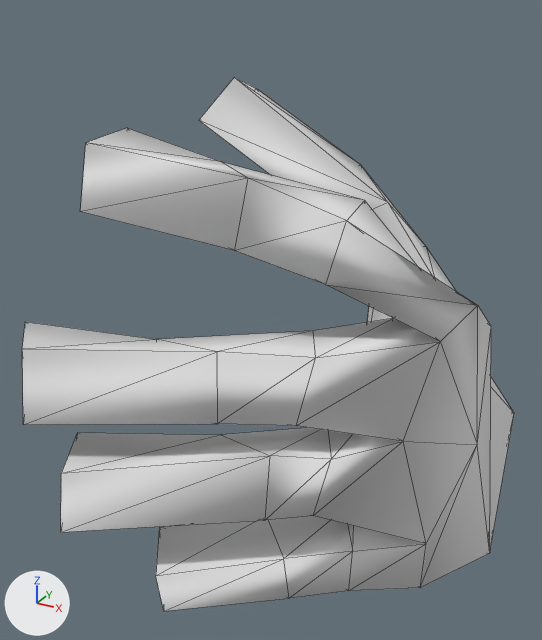
Renders of the OBJ model src/main/resources/Assets/ClarinetLeftHand8.obj from each side of a commit.
Camera for both pictures: a 50 mm lens placed at (3.39, -4.9, -6.67), pointed at (0.37, 0.59, -9.42). Lighting does not change. The marker at lower left points along +X, +Y and +Z. Mesh edges are drawn as thin lines. Where no turn or scale is listed for an object, it has been applied to the vertices.

The first picture shows 'ClarinetLeftHand8_RecorderHandLeft0.012'.
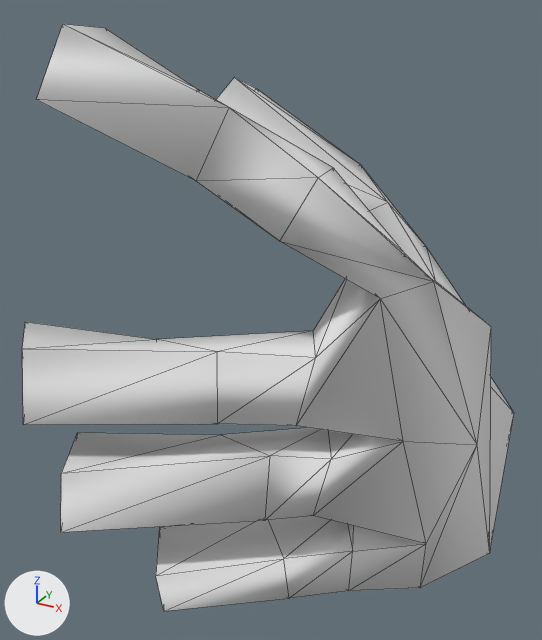
The change, as JSON lines over the scene's bpy script:
```json
{"block": "me_clarinetlefthand8_recorderhandleft0_012", "where": "me_clarinetlefthand8_recorderhandleft0_012.from_pydata(...)  # 89 vertices, 174 faces; spans x -0.61..2.39, y -1.82..3.41, z -12.32..-7.34"}
{"block": "me_clarinetlefthand8_recorderhandleft0_012", "where": "# used by ob_clarinetlefthand8_recorderhandleft0_012; location = (0.0, 0.0, 0.0)"}
{"block": "me_clarinetlefthand8_recorderhandleft0_012", "change": "me_clarinetlefthand8_recorderhandleft0_012 part 1"}
{"op": "set", "path": "me_clarinetlefthand8_recorderhandleft0_012.vertices[23].co", "old": "(-0.23, -0.5, -7.59)", "new": "(-0.2, -0.68, -6.9)", "note": "pixel (127, 127) -> pixel (105, 28)"}
{"op": "set", "path": "me_clarinetlefthand8_recorderhandleft0_012.vertices[40].co", "old": "(2.04, 0.22, -9.1)", "new": "(1.63, -0.06, -8.73)", "note": "pixel (440, 341) -> pixel (380, 298)"}
{"op": "set", "path": "me_clarinetlefthand8_recorderhandleft0_012.vertices[41].co", "old": "(1.57, 0.47, -9.1)", "new": "(1.25, 0.3, -8.67)", "note": "pixel (393, 318) -> not seen"}
{"op": "set", "path": "me_clarinetlefthand8_recorderhandleft0_012.vertices[44].co", "old": "(1.32, -0.32, -8.59)", "new": "(1.08, -0.58, -8.23)", "note": "pixel (325, 284) -> pixel (279, 241)"}
{"op": "set", "path": "me_clarinetlefthand8_recorderhandleft0_012.vertices[45].co", "old": "(1.46, -0.32, -8.1)", "new": "(1.32, -0.49, -7.79)", "note": "pixel (346, 220) -> pixel (318, 177)"}
{"op": "set", "path": "me_clarinetlefthand8_recorderhandleft0_012.vertices[46].co", "old": "(1.74, 0.87, -8.91)", "new": "(1.55, 0.67, -8.61)", "note": "not seen -> pixel (404, 253)"}
{"op": "set", "path": "me_clarinetlefthand8_recorderhandleft0_012.vertices[47].co", "old": "(1.37, 0.2, -8.09)", "new": "(1.19, 0.02, -7.83)", "note": "pixel (364, 200) -> pixel (333, 167)"}
{"op": "set", "path": "me_clarinetlefthand8_recorderhandleft0_012.vertices[48].co", "old": "(1.23, 0.2, -8.58)", "new": "(0.96, -0.07, -8.27)"}
{"op": "set", "path": "me_clarinetlefthand8_recorderhandleft0_012.vertices[61].co", "old": "(0.37, -0.36, -8.3)", "new": "(0.22, -0.62, -7.74)"}
{"op": "set", "path": "me_clarinetlefthand8_recorderhandleft0_012.vertices[62].co", "old": "(0.79, -0.68, -8.31)", "new": "(0.65, -0.92, -7.8)", "note": "pixel (234, 250) -> pixel (196, 181)"}
{"op": "set", "path": "me_clarinetlefthand8_recorderhandleft0_012.vertices[63].co", "old": "(0.86, -0.62, -7.82)", "new": "(0.82, -0.77, -7.34)", "note": "pixel (248, 178) -> pixel (229, 107)"}
{"op": "set", "path": "me_clarinetlefthand8_recorderhandleft0_012.vertices[64].co", "old": "(0.44, -0.29, -7.81)", "new": "(0.39, -0.47, -7.29)", "note": "pixel (221, 161) -> pixel (197, 89)"}
{"op": "set", "path": "me_clarinetlefthand8_recorderhandleft0_012.vertices[66].co", "old": "(-0.35, -0.49, -8.08)", "new": "(-0.42, -0.75, -7.35)"}
{"op": "set", "path": "me_clarinetlefthand8_recorderhandleft0_012.vertices[67].co", "old": "(-0.28, -1.02, -8.1)", "new": "(-0.31, -1.27, -7.31)", "note": "pixel (80, 211) -> pixel (36, 99)"}
{"op": "set", "path": "me_clarinetlefthand8_recorderhandleft0_012.vertices[68].co", "old": "(-0.16, -1.02, -7.6)", "new": "(-0.09, -1.2, -6.86)", "note": "pixel (85, 142) -> pixel (62, 24)"}
{"op": "set", "path": "me_clarinetlefthand8_recorderhandleft0_012.vertices[83].co", "old": "(2.2, 0.6, -8.91)", "new": "(1.92, 0.29, -8.66)", "note": "pixel (477, 305) -> pixel (433, 281)"}
```

Changed parts and their boxes [x1, y1, x2, y2] in the pictures (542 x 640 px; the box of a moved part takes in the faces that stretch with it):
```json
{"object": "ClarinetLeftHand8_RecorderHandLeft0.012", "change": "reshaped", "before": [22, 77, 514, 611], "after": [22, 24, 514, 611], "on screen": "10% taller"}
{"part": 1, "of": "me_clarinetlefthand8_recorderhandleft0_012", "change": "moved or reshaped", "before": [80, 128, 491, 445], "after": [36, 24, 491, 445]}
```
